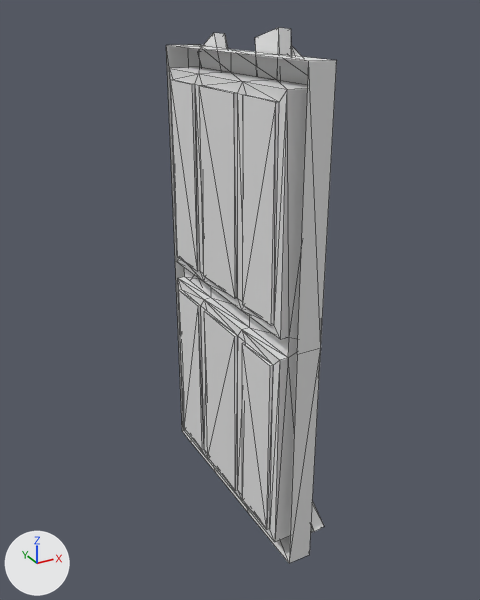
The OBJ model Wendyproj/res/WideWindow.obj: old version first, new version second.
Camera for both pictures: a camera (50 mm lens) standing at (-12.1, -27.5, 11.0) and looking at (0.1, -5.4, 0.0). Arrows for +X, +Y and +Z are at lower left; the lights stay in place. Mesh edges are drawn as thin lines. Where no turn or scale is listed for an object, it has been applied to the vertices.

In view in the first picture: 'WideWindow'.
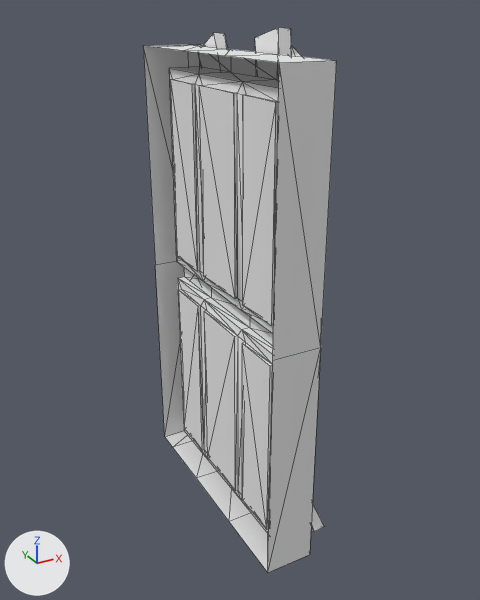
The newer file is also turned or shifted as a whole; pictures and numbers use the older file's frame.

Where the change shows, as pixel boxes [x1, y1, x2, y2] in the pictures (480 x 600 px; the box of a moved part takes in the faces that stretch with it):
'WideWindow', reshaped (13% wider)
    before: [166, 28, 337, 563]
    after: [143, 28, 337, 572]
part 1 of me_widewindow, moved or reshaped
    before: [182, 350, 321, 563]
    after: [165, 347, 321, 572]
part 2 of me_widewindow, moved or reshaped
    before: [166, 45, 337, 339]
    after: [144, 45, 337, 345]
part 3 of me_widewindow, moved or reshaped
    before: [289, 64, 321, 560]
    after: [268, 65, 321, 570]
part 4 of me_widewindow, moved or reshaped
    before: [166, 49, 184, 426]
    after: [143, 46, 184, 434]

Diff of the bpy script that builds the scene:
```diff
--- a/Wendyproj/res/WideWindow.obj.py
+++ b/Wendyproj/res/WideWindow.obj.py
@@ mat_default @@
+mat_default = principled_material('default')
+mat_default.base_color = (0.8, 0.8, 0.8)  # white #e7e7e7
+mat_default.roughness = 1.0
@@ me_widewindow @@
 me_widewindow.from_pydata(...)  # 164 vertices, 290 faces; spans x -1.0..1.5, y -10.7..0.0, z -10.5..10.4
 # used by ob_widewindow; location = (0.0, 0.0, 0.0)
+# me_widewindow part 1: all 5 vertices in x -0.5, y -10.5..0.0, z -9.6 are moved by (-1.0, 0.0, 0.0)
+# me_widewindow part 2: all 5 vertices in x -0.5, y -10.5..0.0, z 9.6 are moved by (-1.0, 0.0, 0.0)
+# me_widewindow part 3: the 1 vertex in x -0.5, y -10.5, z 0.0 is moved by (-1.0, 0.0, 0.0)
+# me_widewindow part 4: the 1 vertex in x -0.5, y 0.0, z 0.0 is moved by (-1.0, 0.0, 0.0)
+me_widewindow.materials.append(mat_default)  # white #e7e7e7
```
